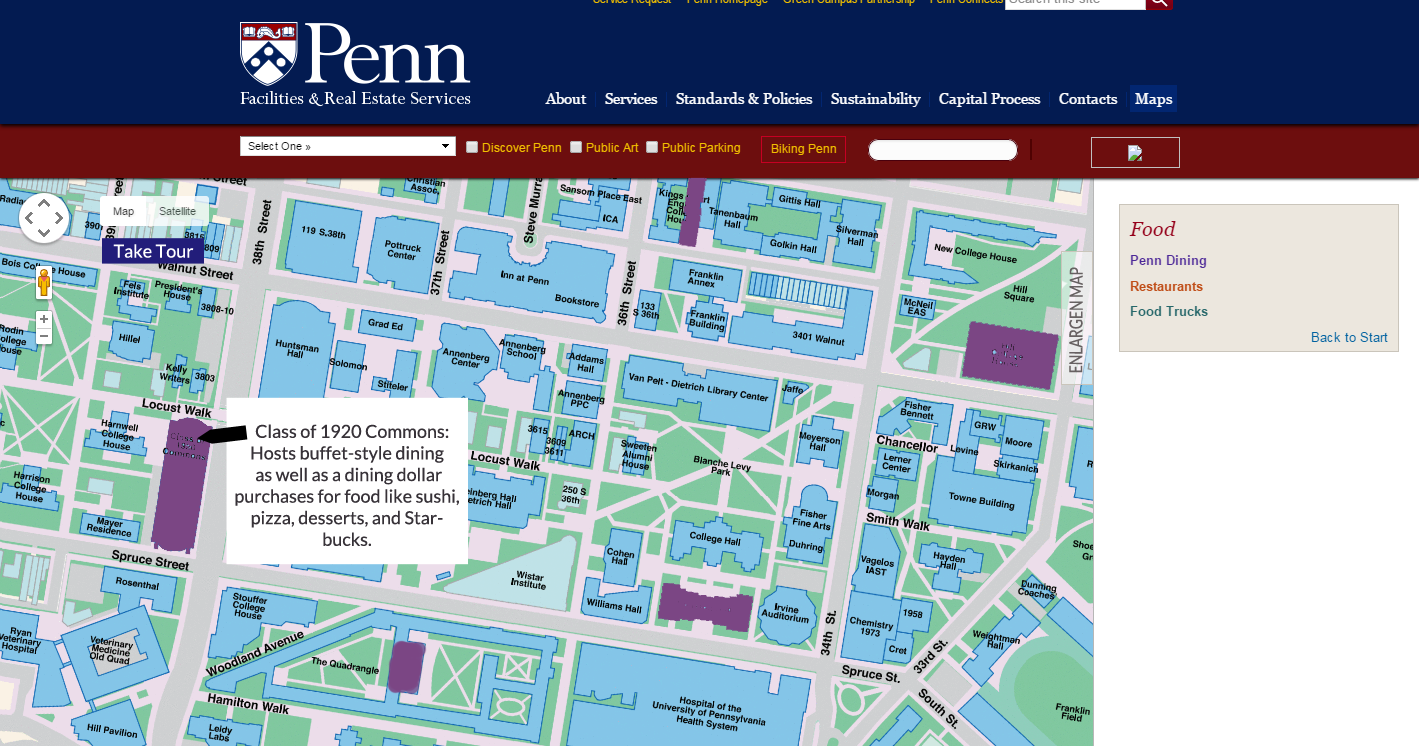
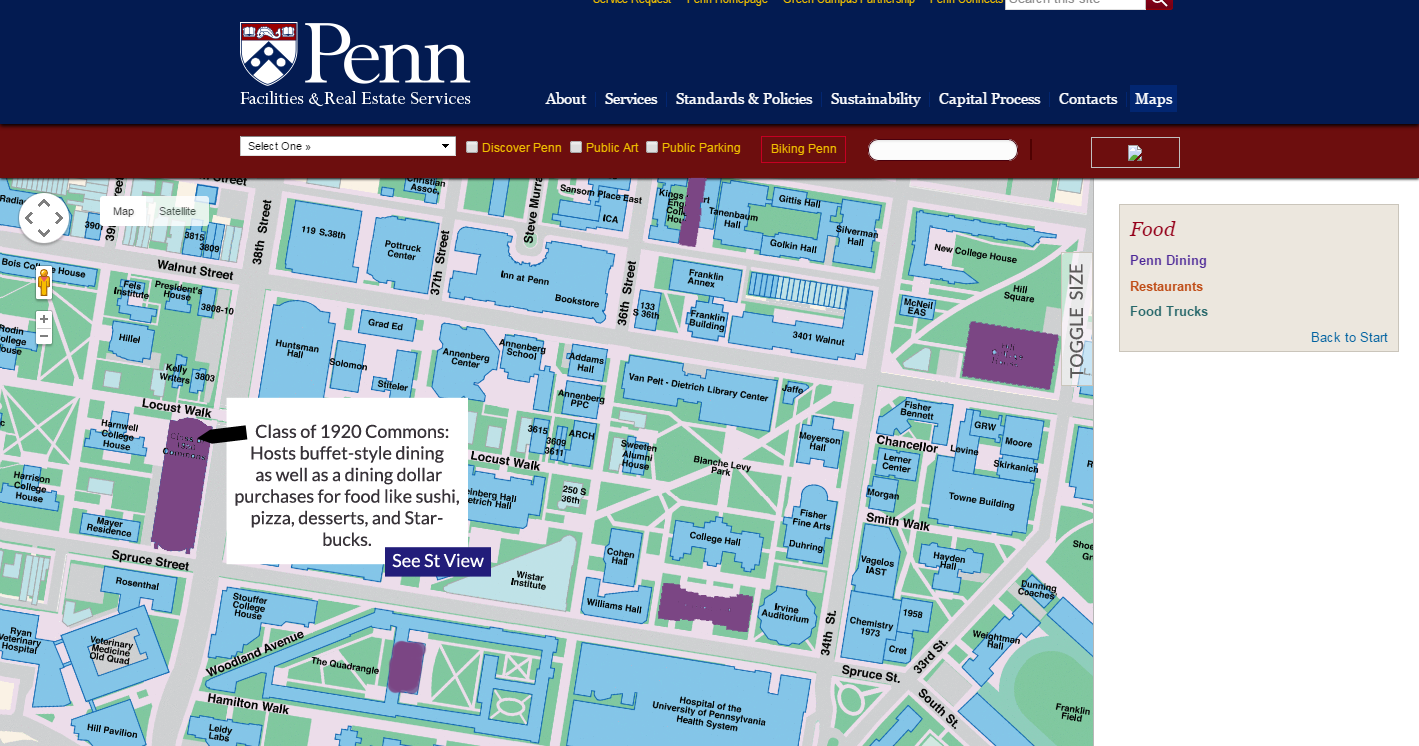
Before/after of a w=1419, h=746 layered artwork. What changed in the layer stack:
removed layer "Take Tour" over left=113, top=244, right=194, bottom=258
added layer "See St View" above "Layer 1" over left=392, top=553, right=484, bottom=568
added layer "Layer 1" above "Shape 1" over left=1061, top=251, right=1093, bottom=387
painted on "Shape 1" over left=102, top=238, right=491, bottom=577
